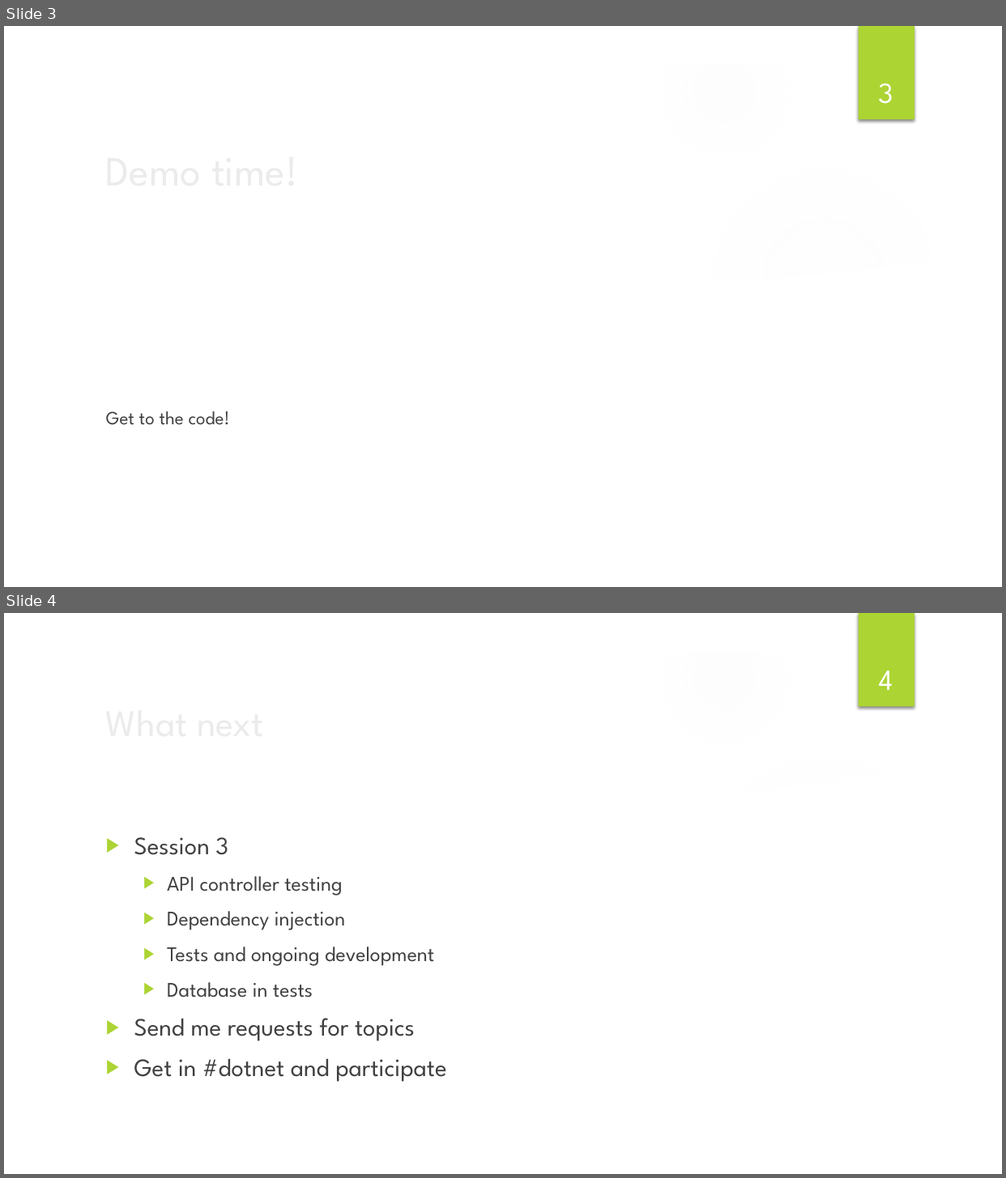
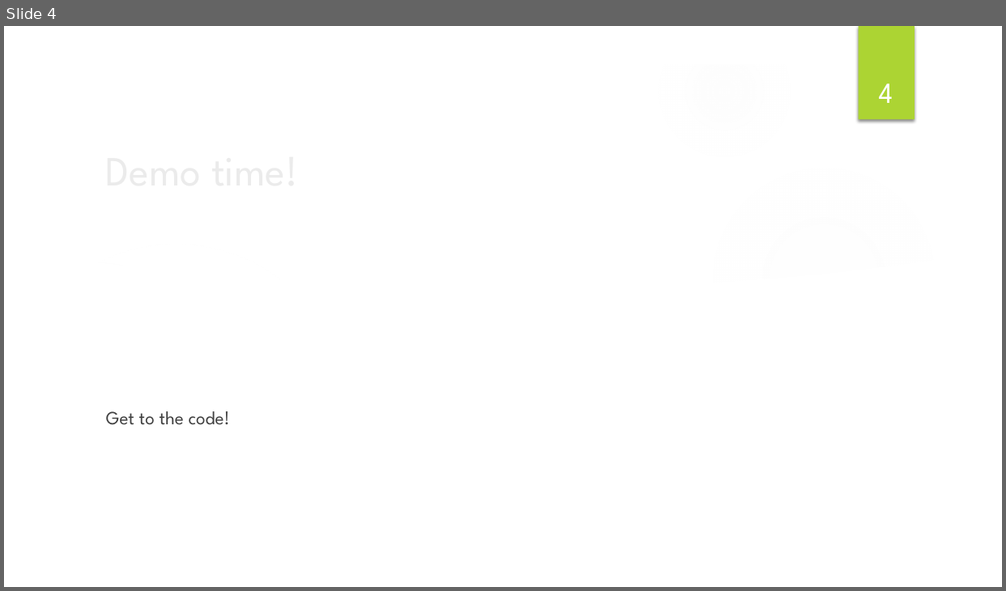
Before and after one commit to sandersaares/Sessions.WritingTests, a slide deck: Writing tests - Session 2.pptx. Shown one above the other, each under a label of ours: slides 3 and 4 before the commit, slide 4 after it. The pictures are 1006x1178 and 1006x591 pixels, drawn with LibreOffice and Linux fonts; fonts in the diff are those of the drawing; background and template pictures are left out. Boxes give left, top, right and bottom in pixels: in the first picture for what was removed or moved away, otherwise in the second. Text is boxed around its words. In the diff, an @@ line names an element or a change of style, - is before the commit and + after.

Commit message:
Session 3 update

```diff
--- a/Writing tests - Session 2.pptx
+++ b/Writing tests - Session 2.pptx
@@ slide 4 removed at (4, 613, 1002, 1174), background picture (left out); not listed: 7 template elements that a slide beside it also shows @@
@@ page number removed at (879, 671, 893, 690) @@
-4
@@ title removed at (98, 692, 816, 750) @@
-What next
@@ freeform shape removed at (698, 738, 971, 820) @@
@@ freeform shape removed at (41, 766, 965, 1137) @@
@@ text removed at (134, 837, 446, 1082) @@
-▶ Session 3
-  ▶ API controller testing
-  ▶ Dependency injection
-  ▶ Tests and ongoing development
-  ▶ Database in tests
-▶ Send me requests for topics
-▶ Get in #dotnet and participate
@@ what was slide 3 is now slide 4 @@
@@ page number at (879, 84, 893, 103): text changed @@
-3
+4
```
Also in this commit, not shown: 1 slide changed, 1 slide added, 1 other slide removed, 2 other files.
